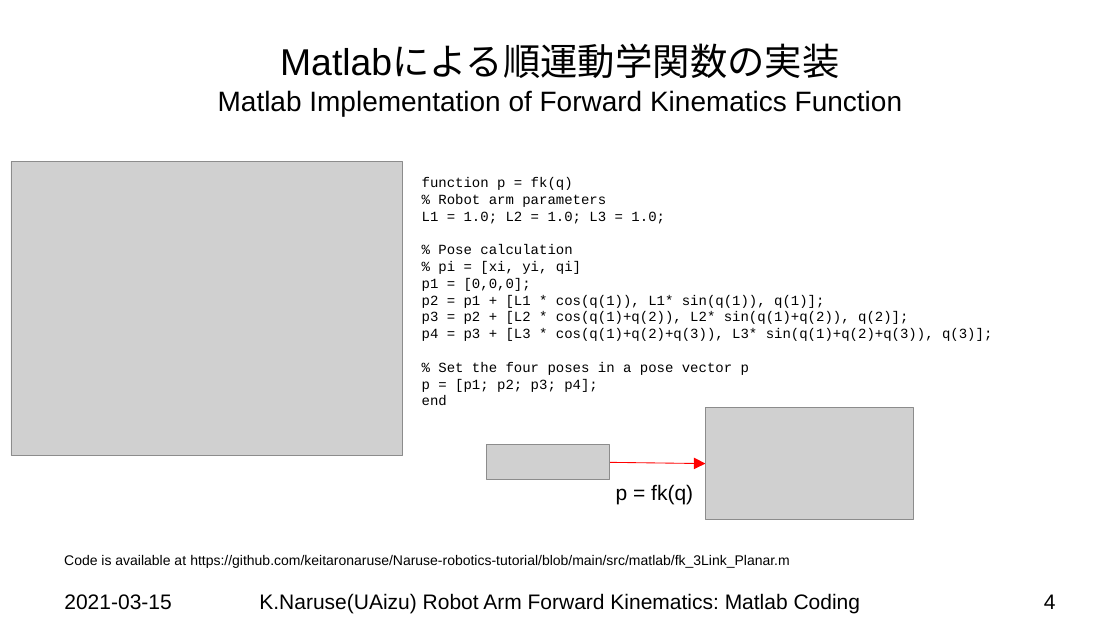
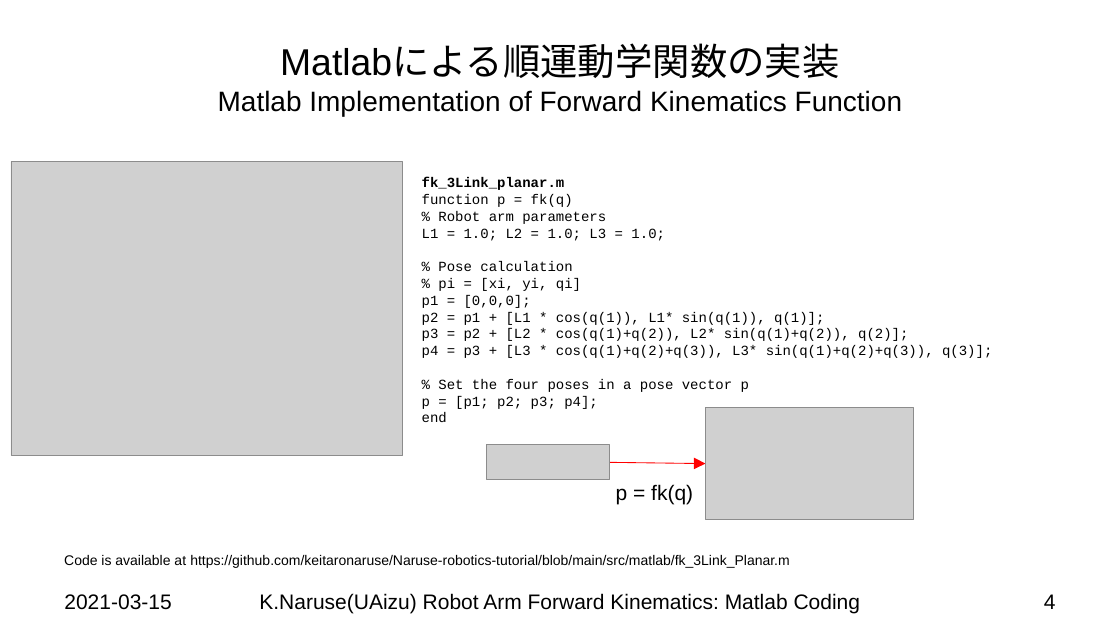
Before and after one commit to keitaronaruse/Naruse-robotics-tutorial, a slide deck: slide 4 of doc/slides/Robot-Arm-Forward-Kinematics-Matlab-Code.pptx. Drawn at 1120x630 pixels with LibreOffice and Linux fonts; fonts in the diff are those of the drawing; grey boxes stand for pictures; background and template pictures are left out. Boxes give left, top, right and bottom in pixels: in the first picture for what was removed or moved away, otherwise in the second. Text is boxed around its words. In the diff, an @@ line names an element or a change of style, - is before the commit and + after.

```diff
--- a/doc/slides/Robot-Arm-Forward-Kinematics-Matlab-Code.pptx
+++ b/doc/slides/Robot-Arm-Forward-Kinematics-Matlab-Code.pptx
@@ text at [422, 177, 565, 190]: paragraph added @@
+fk_3Link_planar.m
```
Also in this commit, not shown: 1 other slide changed, 8 other files.
